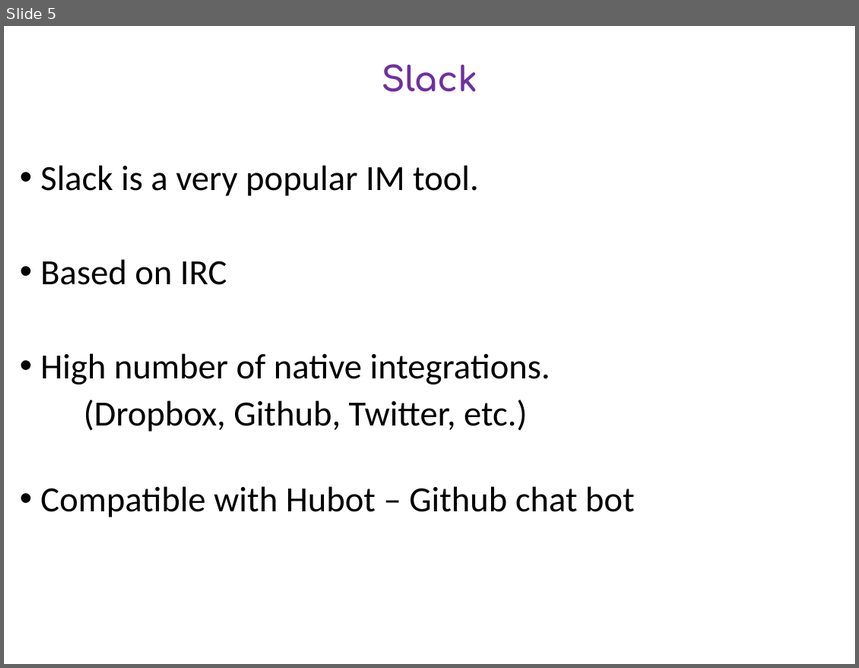
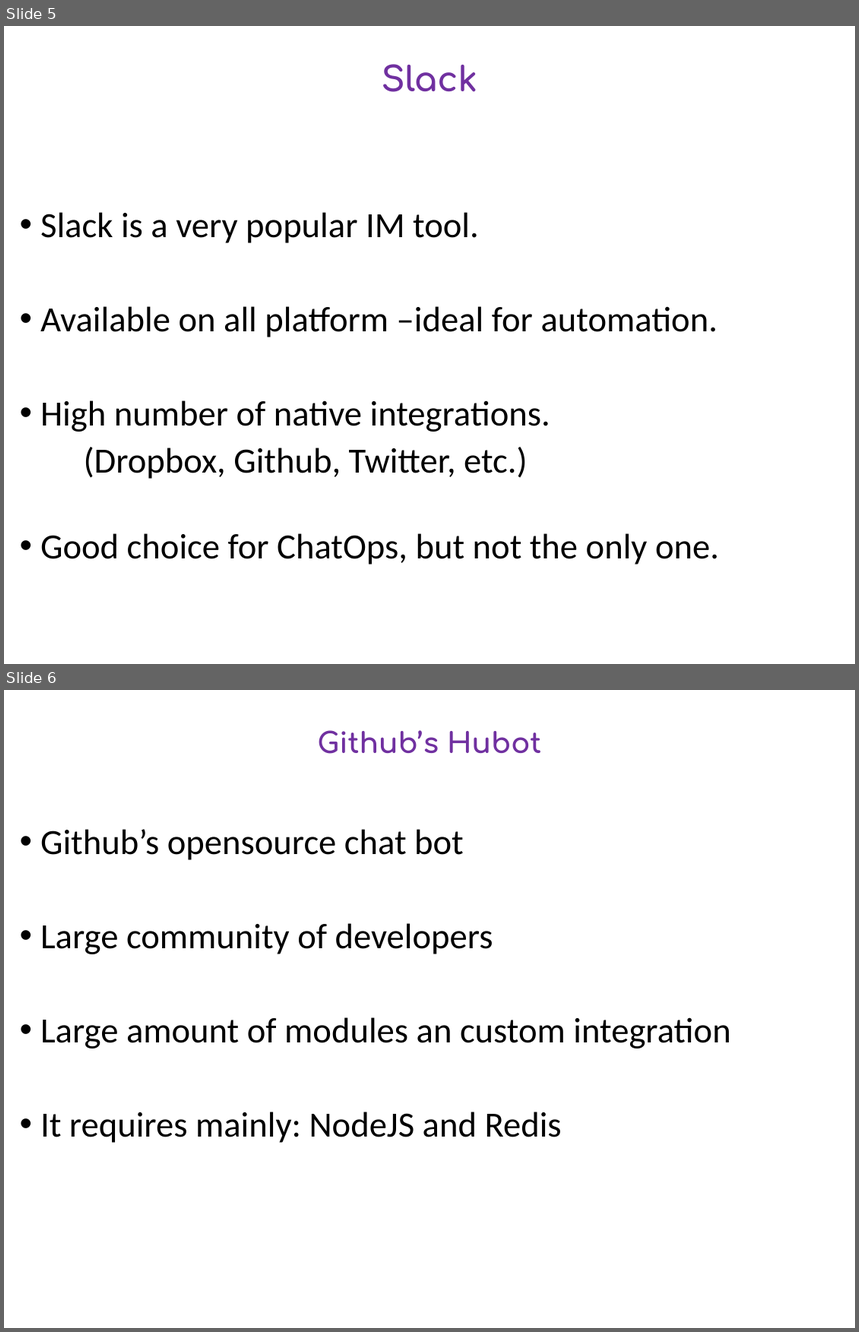
Before and after one commit to DevOpsPlayground/Hands-on-with-ChatOps, a slide deck: devops_playground_intro.pptx. Shown one above the other, each under a label of ours: slide 5 before the commit, slides 5 and 6 after it. The pictures are 859x668 and 859x1332 pixels, drawn with LibreOffice and Linux fonts; fonts in the diff are those of the drawing. Boxes give left, top, right and bottom in pixels: in the first picture for what was removed or moved away, otherwise in the second. Text is boxed around its words. In the diff, an @@ line names an element or a change of style, - is before the commit and + after.

```diff
--- a/devops_playground_intro.pptx
+++ b/devops_playground_intro.pptx
@@ slide 6 added at bbox=[4, 690, 855, 1328], background #FFFFFF @@
@@ title added at bbox=[317, 730, 541, 754], 24 pt, text #7030A0, bold @@
+Github’s Hubot
@@ text added at bbox=[40, 829, 731, 1143], 30 pt, text #000000 @@
+• Github’s opensource chat bot
+• Large community of developers
+• Large amount of modules an custom integration
+• It requires mainly: NodeJS and Redis
@@ slide 5 changed as well @@
@@ text at bbox=[40, 306, 718, 338]: text changed @@
-• Based on IRC
+• Available on all platform –ideal for automation.
@@ text at bbox=[40, 534, 719, 565]: text changed @@
-• Compatible with Hubot – Github chat bot
+• Good choice for ChatOps, but not the only one.
```
Also in this commit, not shown: 6 other slides changed, 1 other slide added.
